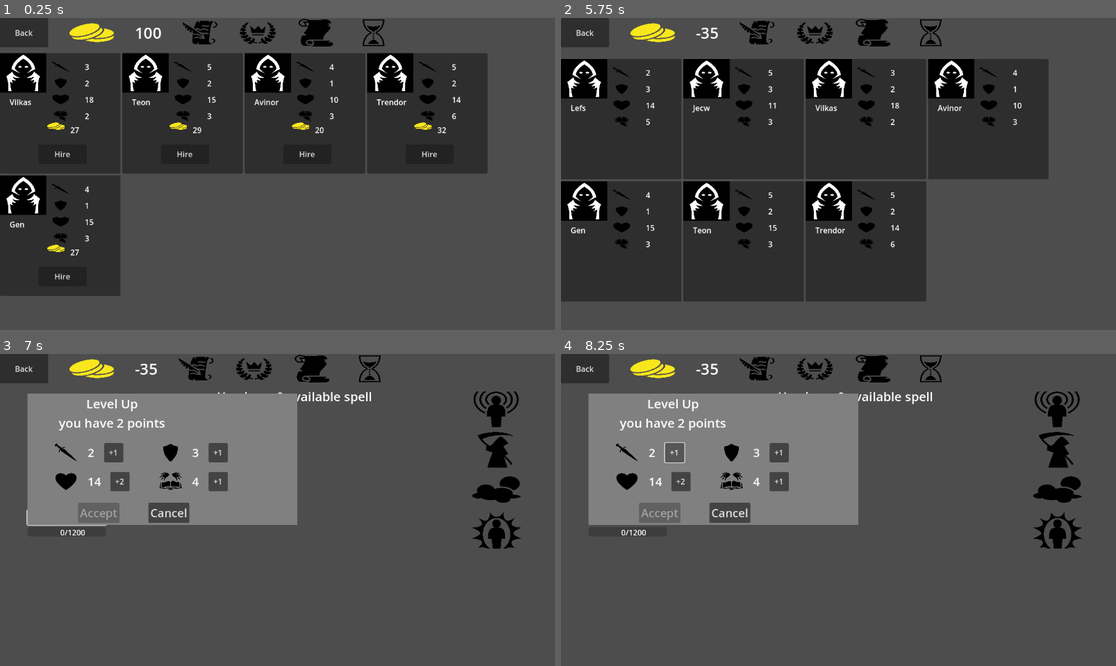
Above: before the commit, frames 1-4 (two rows, left to right).
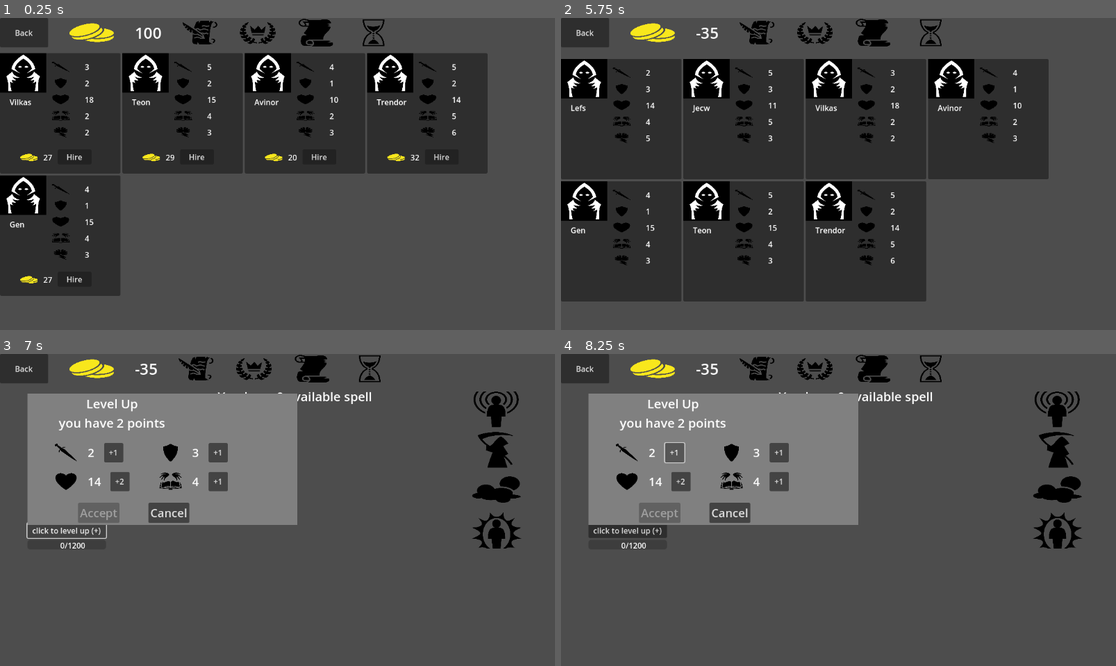
Above: after the commit, the same moments.

Repository: ualisars/ManagementPrototype
Game: Godot game, scene res://Scenes/academy_scene.tscn
Same seed, same stepped clock (60 frames per second), same inputs: the game is played once before the commit and once after it. This scene is started directly instead of the project's main scene.
Inputs (mouse positions are in pixels of both pictures, inside the frame that each line leads up to):
- Up to frame 1 (0.25 s): no input
- Up to frame 2 (5.75 s): click "Hire" at 0.5 s; click "Hire" at 1.25 s; click "Hire" at 2 s; click "Hire" at 2.75 s; click "Hire" at 3.5 s; click "Back" at 4.25 s; click "Camp" at 5 s
- Up to frame 3 (7 s): move the mouse to (61, 453) at 5.77 s; press the mouse at (61, 453) at 5.78 s; release the mouse at (61, 453) at 6.5 s; click "click to level up (+)" at 6.5 s
- Up to frame 4 (8.25 s): click "+1" at 7.25 s; click "-" at 8 s

The runs differ from the first frame. In frame 1, 1.5% of the frame differs, in the area x 3-83%, y 29-86%; in frame 2, 0.7%; in frame 3, 0.3%; in frame 4, 0.3%.

Commit message:
add cast speed to character info

Diff:
--- a/Interface/CharacterInterface/character_full_info.gd
+++ b/Interface/CharacterInterface/character_full_info.gd
@@ -5,6 +5,7 @@
 @onready var health_value: Label = $CharacterInfoContainer/CharacteristicsContainer/HealthValue
 @onready var concentration_value: Label = $CharacterInfoContainer/CharacteristicsContainer/ConcentrationValue
 @onready var character_name: Label = $CharacterInfoContainer/GeneralInfoContainer/CharacterName
+@onready var cast_speed_value = $CharacterInfoContainer/CharacteristicsContainer/CastSpeedValue
 
 @onready var learnt_spell_container: GridContainer = $CharacterInfoContainer/LearntSpellContainer
 
@@ -36,6 +37,7 @@
 	defense_value.text = str(current_character.defense)
 	health_value.text = str(current_character.health)
 	concentration_value.text = str(current_character.concentration)
+	cast_speed_value.text = str(current_character.cast_speed)
 
 	character_name.text = current_character.character_name
 
--- a/Interface/CharacterInterface/character_full_info.tscn
+++ b/Interface/CharacterInterface/character_full_info.tscn
@@ -6,6 +6,7 @@
 [ext_resource type="Texture2D" uid="uid://bitw5ttwb7f7k" path="res://Images/shield.svg" id="3_7qe87"]
 [ext_resource type="Texture2D" uid="uid://diee2feq6hrn0" path="res://Images/hearts.svg" id="4_hs7eg"]
 [ext_resource type="Texture2D" uid="uid://d3jb7t70e14o6" path="res://Images/brainstorm.svg" id="5_fhtn5"]
+[ext_resource type="Texture2D" uid="uid://beu3rdvni3a5a" path="res://Images/gift-of-knowledge.svg" id="6_nx0ds"]
 [ext_resource type="PackedScene" uid="uid://2dkervu4bu1t" path="res://Interface/Spells/spells_container.tscn" id="7_u2n0x"]
 [ext_resource type="PackedScene" uid="uid://bad72j14cxlna" path="res://Interface/Spells/spell_schools_container.tscn" id="8_2hnjt"]
 [ext_resource type="PackedScene" uid="uid://dpkwexwlqmbks" path="res://Interface/CharacterInterface/level_up_control.tscn" id="9_7trvi"]
@@ -84,6 +85,17 @@
 expand_mode = 1
 
 [node name="HealthValue" type="Label" parent="CharacterInfoContainer/CharacteristicsContainer"]
+layout_mode = 2
+text = "50"
+
+[node name="CastSpeedImage" type="TextureRect" parent="CharacterInfoContainer/CharacteristicsContainer"]
+clip_contents = true
+custom_minimum_size = Vector2(40, 23)
+layout_mode = 2
+texture = ExtResource("6_nx0ds")
+expand_mode = 1
+
+[node name="CastSpeedValue" type="Label" parent="CharacterInfoContainer/CharacteristicsContainer"]
 layout_mode = 2
 text = "50"
 
@@ -169,6 +181,7 @@
 offset_bottom = 564.0
 
 [node name="LevelUpControl" parent="." instance=ExtResource("9_7trvi")]
+visible = false
 layout_mode = 1
 
 [connection signal="pressed" from="CharacterInfoContainer/LevelUpButton" to="." method="_on_level_up_button_pressed"]
--- a/Interface/CharacterInterface/character_info.gd
+++ b/Interface/CharacterInterface/character_info.gd
@@ -15,6 +15,9 @@
 var health_image: TextureRect = TextureRect.new()
 var health_value: Label = Label.new()
 
+var cast_speed_image: TextureRect = TextureRect.new()
+var cast_speed_value: Label = Label.new()
+
 var concentration_image: TextureRect = TextureRect.new()
 var concentration_value: Label = Label.new()
 
@@ -33,10 +36,10 @@
 var CONTAINER_SIZE_Y: int = 300
 
 var BUTTON_SIZE_LARGE = {
-	"size_x": 100,
-	"size_y": 40,
-	"position_x": 80,
-	"position_y": 190
+	"size_x": 70,
+	"size_y": 30,
+	"position_x": 120,
+	"position_y": 200
 }
 
 func add_button(button: Button) -> void:
@@ -105,6 +108,11 @@
 			"label": health_value
 		},
 		{
+			"image": cast_speed_image,
+			"texture_path": UiCommon.cast_speed_texture_path,
+			"label": cast_speed_value
+		},
+		{
 			"image": concentration_image,
 			"texture_path": UiCommon.concentration_texture_path,
 			"label": concentration_value
@@ -137,10 +145,10 @@
 		UiCommon.cost_texture_path,
 		image_size_x,
 		size_y,
-		96,
-		140
+		40,
+		205
 	)
-	UiCommon.add_label(cost_value, label_size_x, size_y, 146, 148)
+	UiCommon.add_label(cost_value, label_size_x, size_y, 90, 205)
 
 	UiCommon.add_label(character_name, 129, size_y, 20, 90)
 
@@ -175,6 +183,9 @@
 	add_child(health_image)
 	add_child(health_value)
 
+	add_child(cast_speed_image)
+	add_child(cast_speed_value)
+
 	add_child(concentration_image)
 	add_child(concentration_value)
 
@@ -185,11 +196,12 @@
 	add_child(character_image)
 	add_child(hire_button)
 
-func init_characteristics(character_characteristics: Node) -> void:
+func init_characteristics(character_characteristics: Characterictic) -> void:
 	characteristics = character_characteristics
 	attack_value.text = str(character_characteristics.attack)
 	defense_value.text = str(character_characteristics.defense)
 	health_value.text = str(character_characteristics.health)
+	cast_speed_value.text = str(character_characteristics.cast_speed)
 	concentration_value.text = str(character_characteristics.concentration)
 
 	character_name.text = str(character_characteristics.character_name)
--- a/Interface/CharacterInterface/character_info.tscn
+++ b/Interface/CharacterInterface/character_info.tscn
@@ -130,10 +130,10 @@
 [node name="Cost" type="Label" parent="."]
 visible = false
 layout_mode = 0
-offset_left = 146.0
-offset_top = 178.0
-offset_right = 208.0
-offset_bottom = 201.0
+offset_left = 149.0
+offset_top = 205.0
+offset_right = 211.0
+offset_bottom = 228.0
 text = "Price"
 
 [node name="CharacterImage" type="TextureRect" parent="."]
@@ -162,10 +162,10 @@
 [node name="CostImage" type="TextureRect" parent="."]
 visible = false
 layout_mode = 0
-offset_left = 96.0
-offset_top = 168.0
-offset_right = 136.0
-offset_bottom = 208.0
+offset_left = 97.0
+offset_top = 196.0
+offset_right = 137.0
+offset_bottom = 236.0
 texture = ExtResource("5_revet")
 expand_mode = 1
 
--- a/World/ui_common.gd
+++ b/World/ui_common.gd
@@ -6,6 +6,7 @@
 var health_texture_path = "res://Images/hearts.svg"
 var character_texture_path =  "res://Images/cultist.svg"
 var concentration_texture_path = "res://Images/brainstorm.svg"
+var cast_speed_texture_path = "res://Images/gift-of-knowledge.svg"
 
 var current_full_character
 
Not shown: 1 places in Interface/CharacterInterface/character_full_info.tscn that only renumber resources
